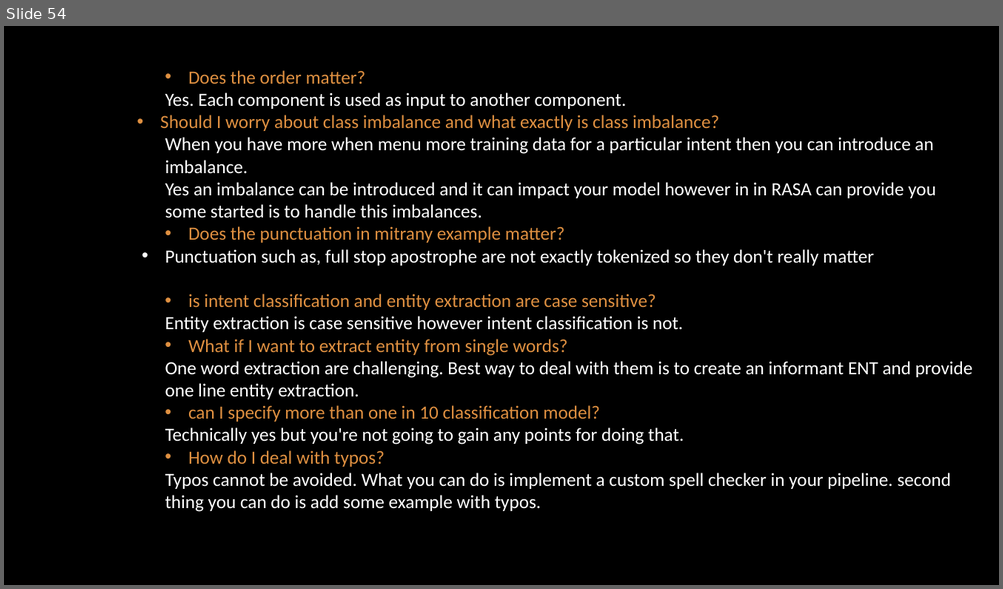
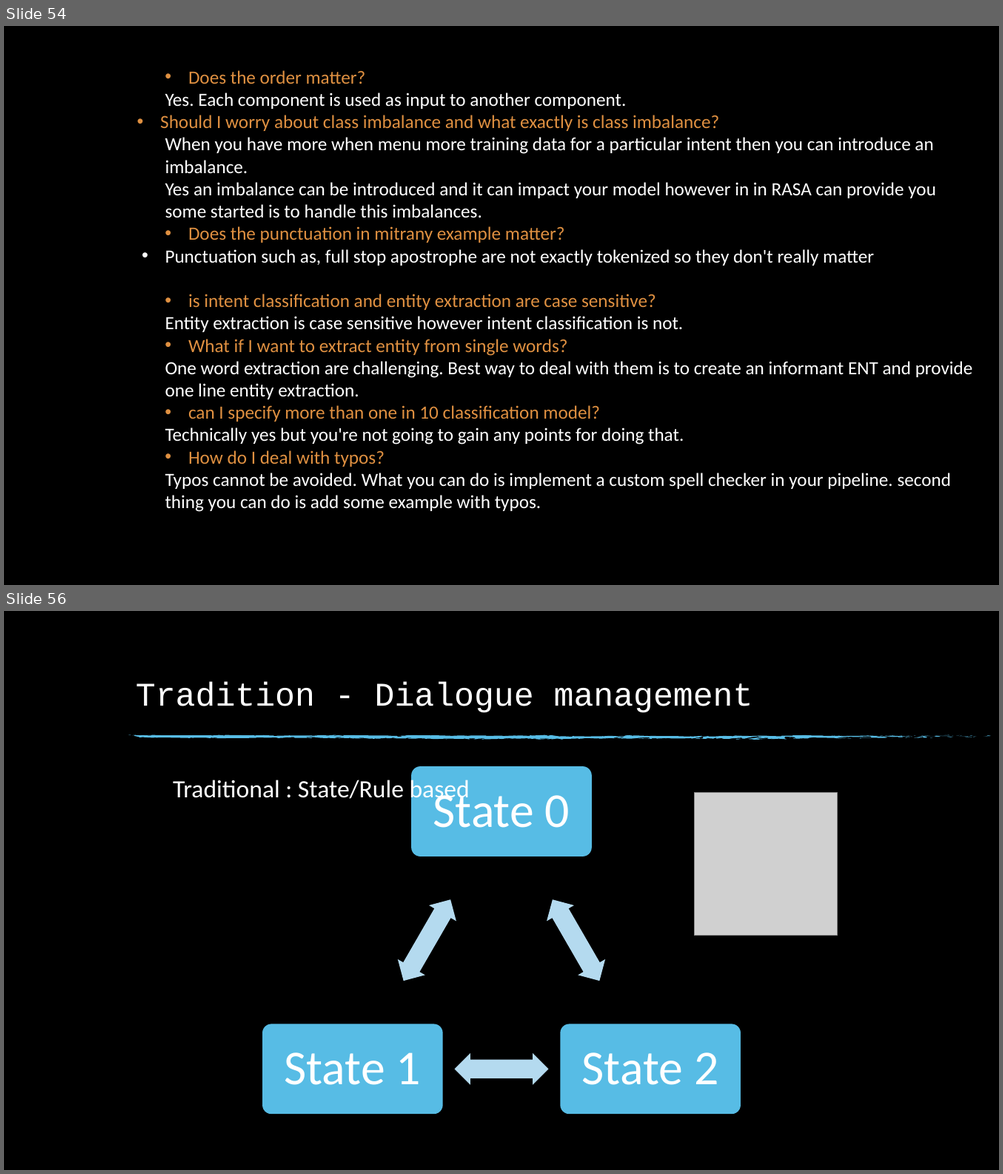
Before and after one commit to dinesh19aug/rasa-workshop, a slide deck: Natural Language Processing Workshop.pptx. Shown one above the other, each under a label of ours: slide 54 before the commit, slides 54 and 56 after it; the slides between them are not shown. The pictures are 1003x589 and 1003x1174 pixels, drawn with LibreOffice and Linux fonts; fonts in the diff are those of the drawing; grey boxes stand for pictures; background and template pictures are left out. Boxes give left, top, right and bottom in pixels: in the first picture for what was removed or moved away, otherwise in the second. Text is boxed around its words. In the diff, an @@ line names an element or a change of style, - is before the commit and + after.

```diff
--- a/Natural Language Processing Workshop.pptx
+++ b/Natural Language Processing Workshop.pptx
@@ slide 56 added at (4,611,999,1170), background picture (left out) @@
@@ title added at (136,682,753,713), 32 pt, text #FFFFFF @@
+Tradition - Dialogue management
@@ group added at (128,735,990,740): 74 freeform shapes @@
@@ text added at (173,777,469,803), 24 pt, text #FFFFFF @@
+Traditional : State/Rule based
@@ picture added at (694,793,837,937) @@
@@ group added at (262,766,740,1115): 3 rounded rectangles, 3 texts, 3 left right arrows @@
+State 0
+State 2
+State 1
```
Also in this commit, not shown: 8 other slides added.
